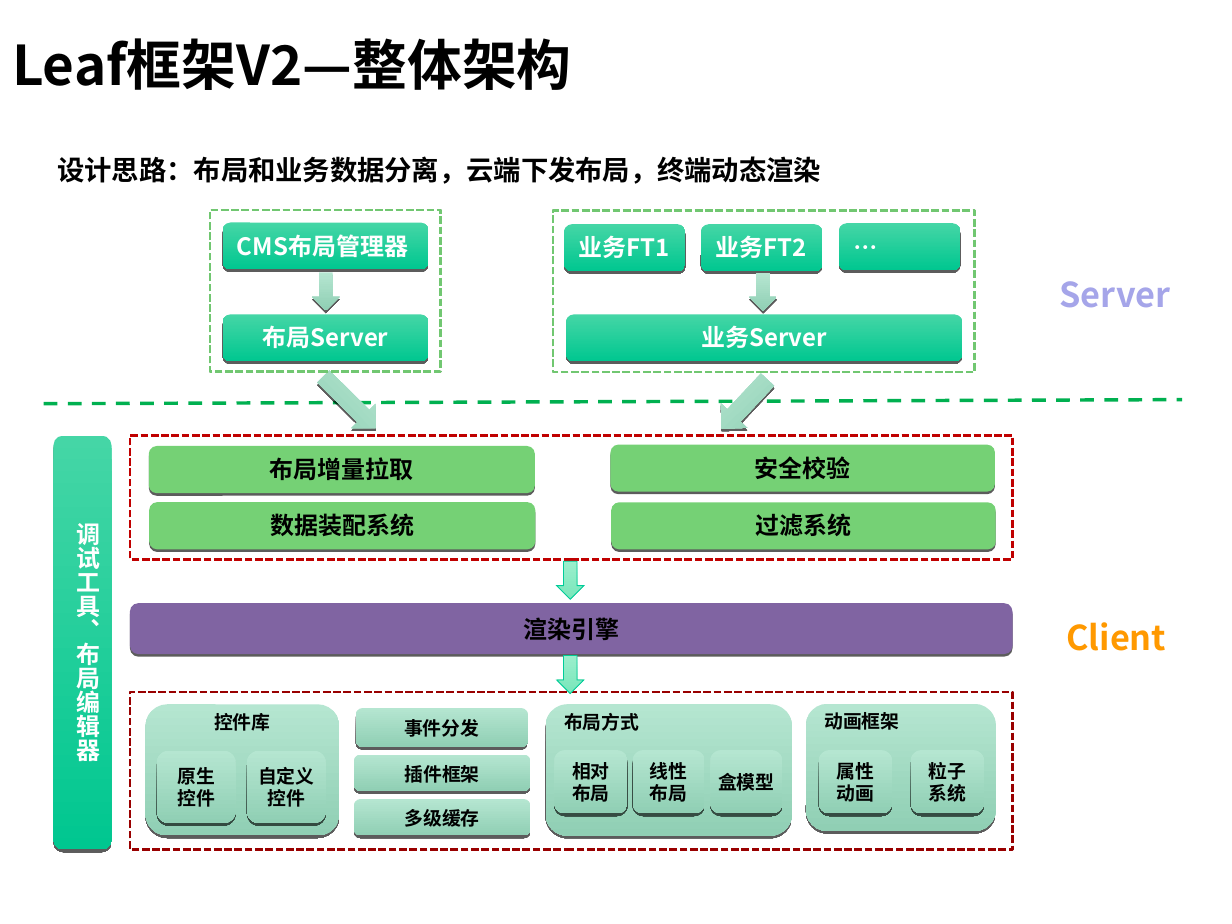
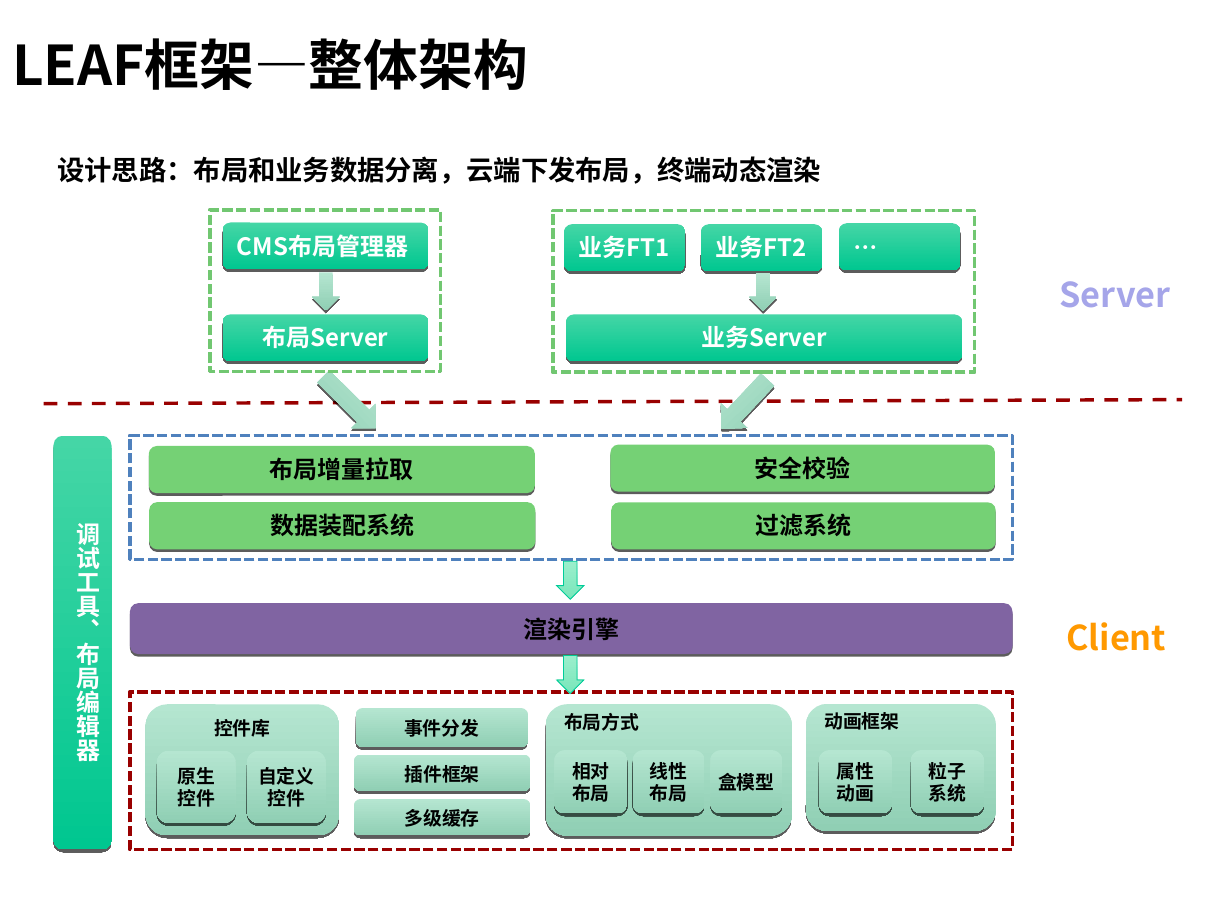
Before and after one commit to hamlingong/data, a slide deck: slide 8 of promote/龚海龙-v1.0.ppt. Drawn at 1232x924 pixels with LibreOffice and Linux fonts; fonts in the diff are those of the drawing; background and template pictures are left out. Boxes give left, top, right and bottom in pixels: in the first picture for what was removed or moved away, otherwise in the second. Text is boxed around its words. In the diff, an @@ line names an element or a change of style, - is before the commit and + after.

Commit message:
v1.2

```diff
--- a/promote/龚海龙-v1.0.ppt
+++ b/promote/龚海龙-v1.0.ppt
@@ text at (12, 38, 528, 90): text changed @@
-Leaf框架V2—整体架构
+LEAF框架—整体架构
@@ rectangle at (209, 209, 440, 371): outline #71C771 1.5 pt dashed to #71C771 2.01 pt dashed @@
@@ rectangle at (553, 211, 975, 372): outline #71C771 1.5 pt dashed to #71C771 2.01 pt dashed @@
@@ line (43, 404) - (1183, 399): stroke #00B050 2.01 pt dashed to #990000 2.01 pt dashed @@
@@ rectangle at (129, 436, 1011, 559): outline #C00000 1.5 pt dashed to #4F81BD 2.01 pt dashed @@
@@ rectangle at (129, 692, 1011, 850): outline #990000 1.5 pt dashed to #990000 2.01 pt dashed @@
```
Also in this commit, not shown: 1 other slide changed.
